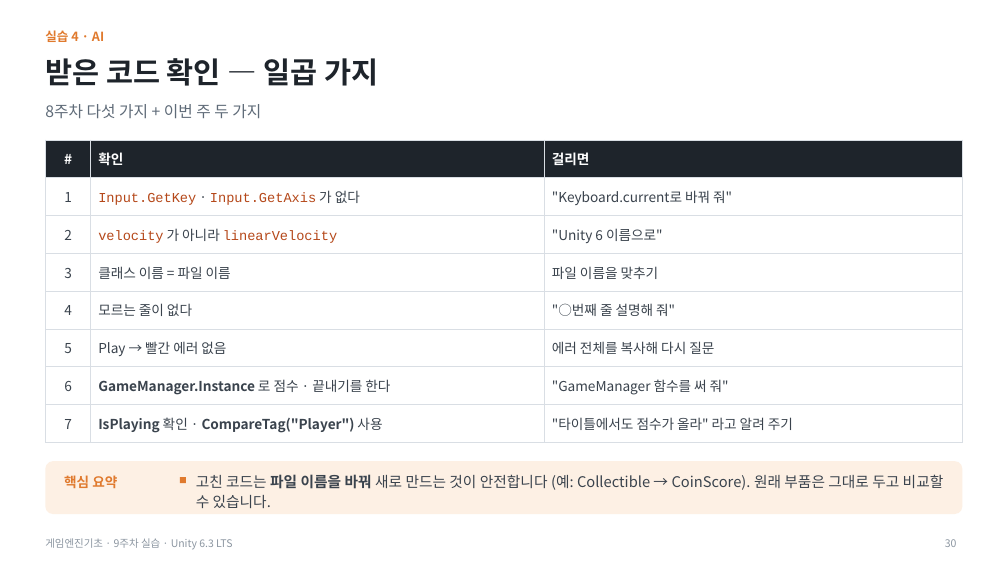
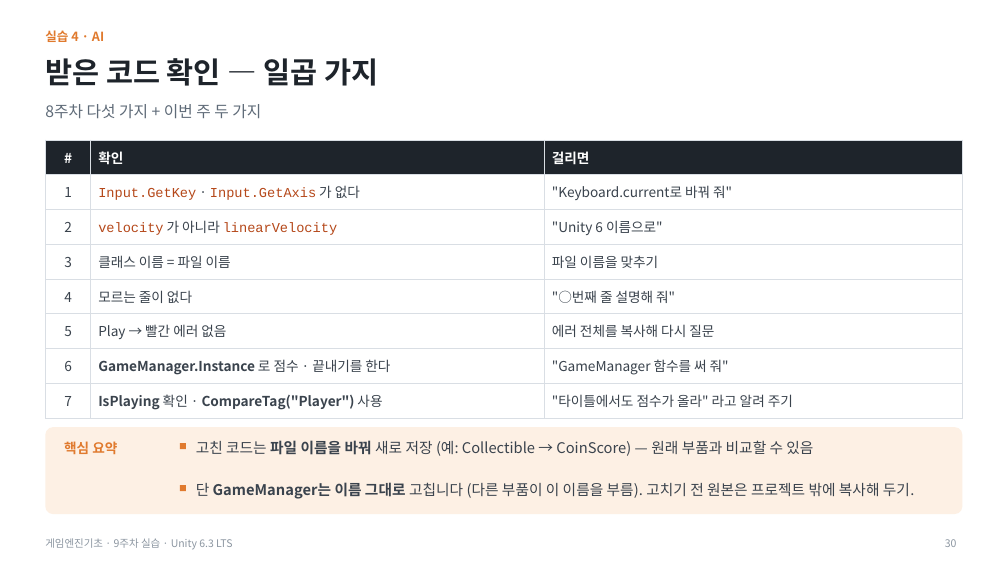
Before and after one commit to iplay-garden/game-engine-basics, a slide deck: slide 30 of 9주차/한국어/게임엔진기초_9주차_오프라인_실습슬라이드.pptx. Drawn at 1008x567 pixels with LibreOffice and Linux fonts; fonts in the diff are those of the drawing. Boxes give left, top, right and bottom in pixels: in the first picture for what was removed or moved away, otherwise in the second. Text is boxed around its words. In the diff, an @@ line names an element or a change of style, - is before the commit and + after.

```diff
--- a/9주차/한국어/게임엔진기초_9주차_오프라인_실습슬라이드.pptx
+++ b/9주차/한국어/게임엔진기초_9주차_오프라인_실습슬라이드.pptx
@@ table: place and size @@
-table at [45,140,963,437]
+table at [45,140,963,414]
@@ rounded rectangle: place and size @@
-rounded rectangle at [45,461,963,514]
+rounded rectangle at [45,427,963,514]
@@ rounded rectangle at [45,427,963,514]: proportions changed @@
@@ text "핵심 요약": place and size @@
-text "핵심 요약" at [64,475,117,488]
+text "핵심 요약" at [64,441,117,454]
@@ rectangle: place and size @@
-rectangle at [180,477,186,483]
+rectangle at [180,443,186,449]
@@ text at [196,440,813,456]: text changed @@
-고친 코드는 파일 이름을 바꿔 새로 만드는 것이 안전합니다 (예: Collectible → CoinScore). 원래 부품은 그대로 두고 비교할 수 있습니다.
+고친 코드는 파일 이름을 바꿔 새로 저장 (예: Collectible → CoinScore) — 원래 부품과 비교할 수 있음
@@ rectangle added at [180,485,186,492], fill #E07A2E @@
@@ text added at [196,482,915,499], 14 pt, text #3A434D @@
+단 GameManager는 이름 그대로 고칩니다 (다른 부품이 이 이름을 부름). 고치기 전 원본은 프로젝트 밖에 복사해 두기.
```
Also in this commit, not shown: 9 other files.
